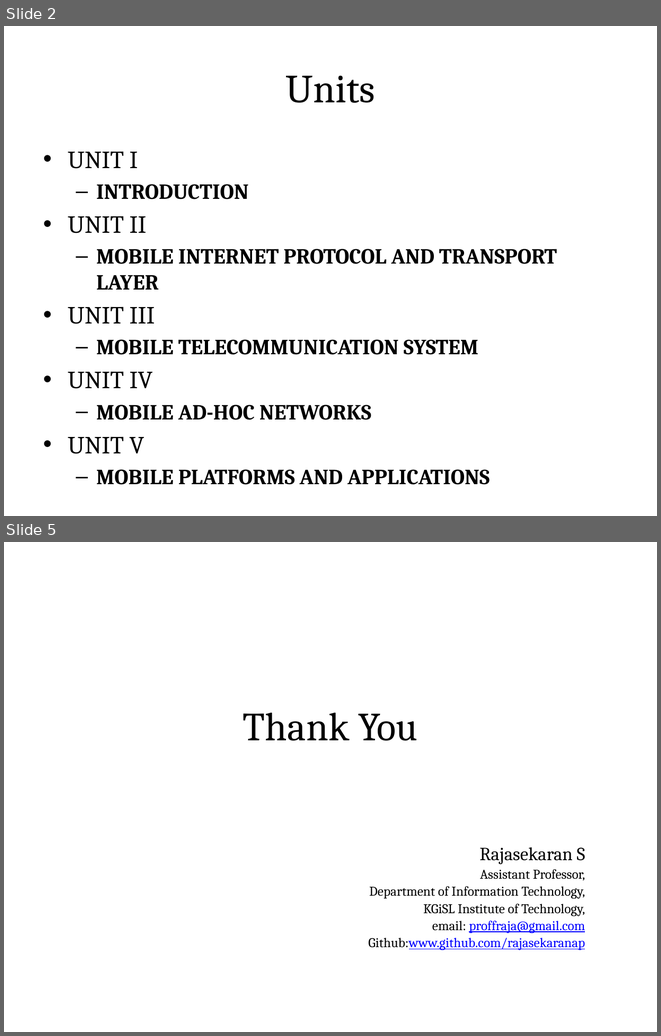
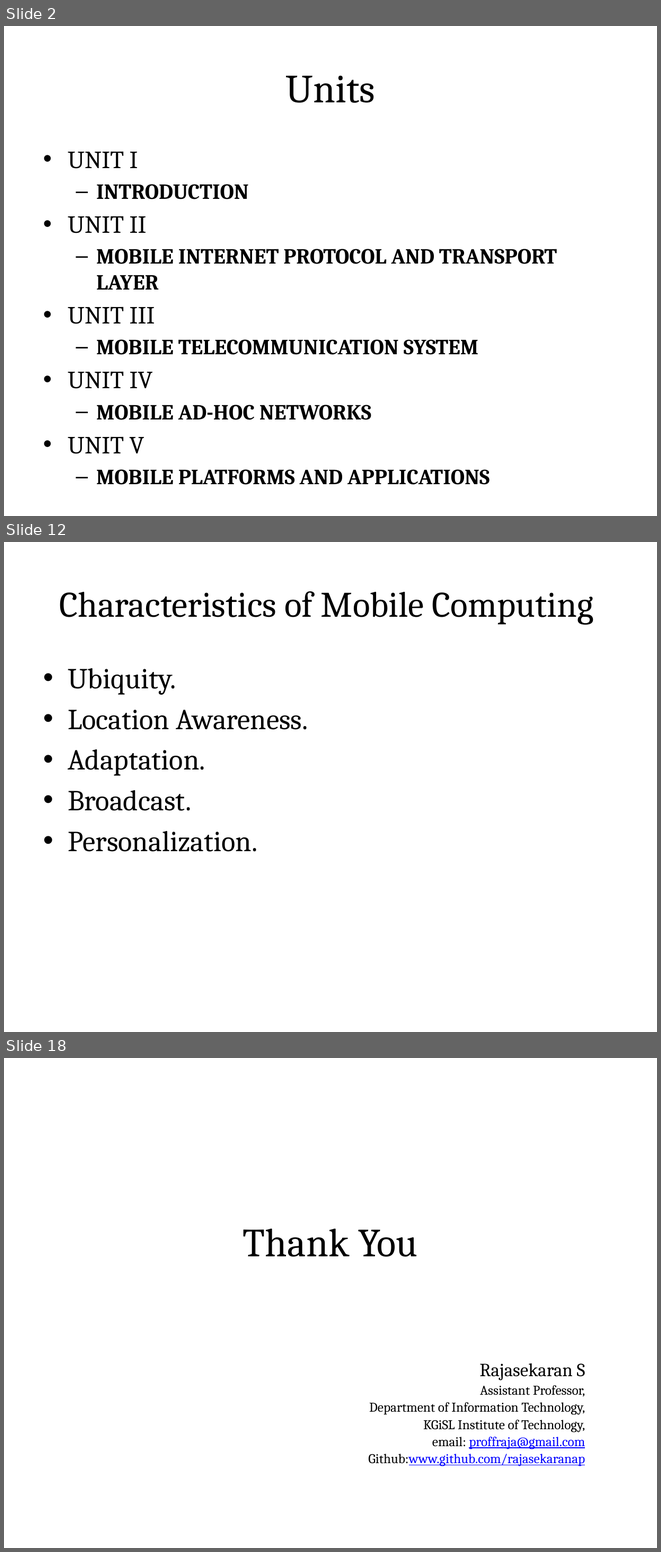
Before and after one commit to rajasekaran36/IT6601-Mobile-Computing, a slide deck: Slides/IT6601-U1.pptx. Shown one above the other, each under a label of ours: slides 2 and 5 before the commit, slides 2, 12 and 18 after it; the slides between them are not shown. The pictures are 661x1036 and 661x1552 pixels, drawn with LibreOffice and Linux fonts; fonts in the diff are those of the drawing. Boxes give left, top, right and bottom in pixels: in the first picture for what was removed or moved away, otherwise in the second. Text is boxed around its words. In the diff, an @@ line names an element or a change of style, - is before the commit and + after.

```diff
--- a/Slides/IT6601-U1.pptx
+++ b/Slides/IT6601-U1.pptx
@@ slide 12 added at <box>4,542,657,1032</box>, background #FFFFFF @@
@@ title added at <box>37,562,624,643</box>, fill gradient #DAFDA7 to #E4FCC2 to #F5FFE7, outline #98B955 0.75 pt, 39.6 pt, text #000000 @@
+Characteristics of Mobile Computing
@@ text added at <box>68,668,308,852</box>, 32 pt, text #000000 @@
+• Ubiquity.
+• Location Awareness.
+• Adaptation.
+• Broadcast.
+• Personalization.
@@ what was slide 5 is now slide 18 @@
```
Also in this commit, not shown: 1 slide changed, 13 other slides added, 1 slide removed.
